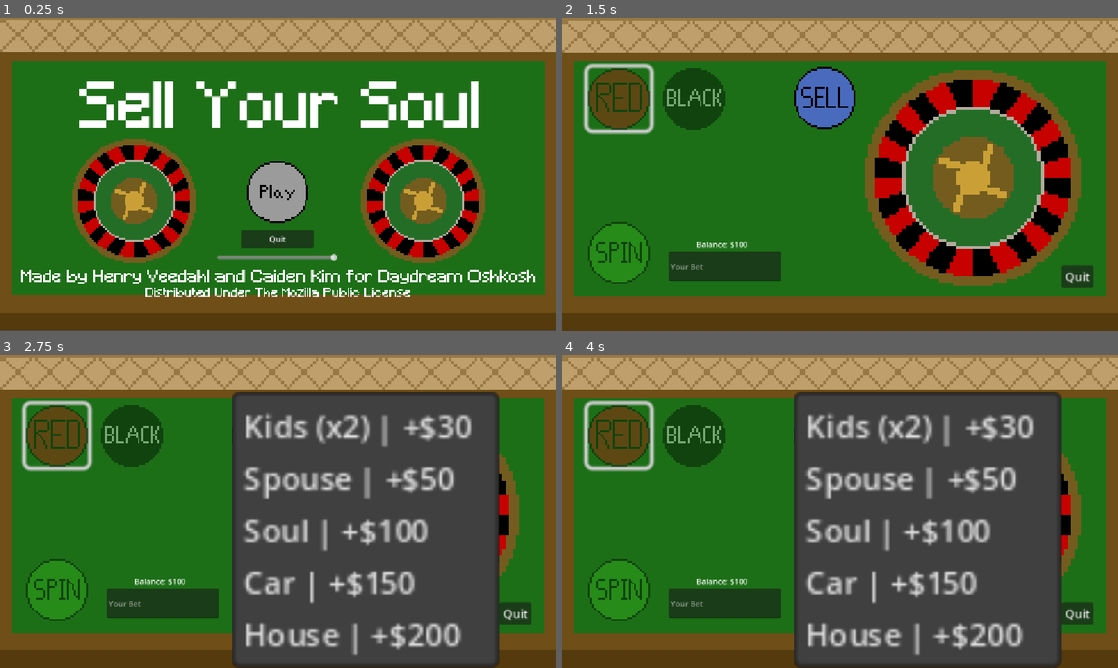
Above: before the commit, frames 1-4 (two rows, left to right).
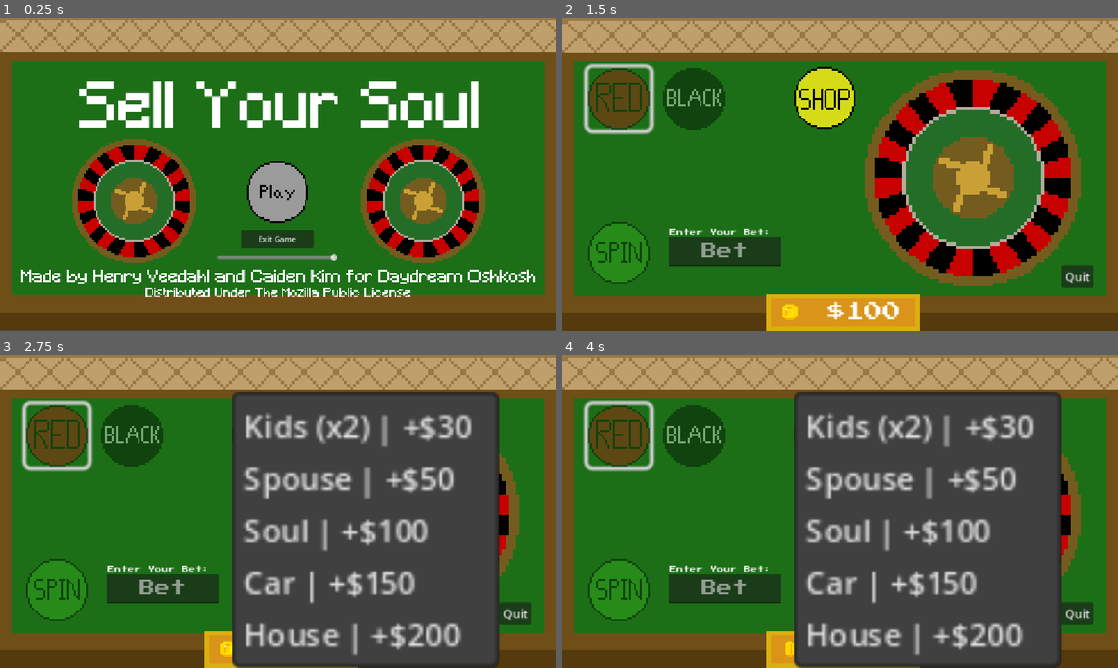
Above: after the commit, the same moments.

Repository: HenryNerd/Sell-Your-Soul
Game: Godot game, scene res://scences/menu.tscn
The game is run twice, just before and just after one commit, with the same random seed, the same clock (stepped at 60 frames per second) and the same inputs.
Inputs (mouse positions are in pixels of both pictures, inside the frame that each line leads up to):
- Up to frame 1 (0.25 s): no input
- Up to frame 2 (1.5 s): click (840, 193) at 0.5 s; click (617, 99) at 1.25 s
- Up to frame 3 (2.75 s): click (261, 436) at 2 s
- Up to frame 4 (4 s): tap Enter at 2.75 s; tap Space at 3.5 s

The runs differ from the first frame. In frame 1, less than 0.1% of the frame differs, in the area x 46-54%, y 69-73%; in frame 2, 6.9%, in the area x 19-65%, y 16-100%; in frame 3, 2.8%; in frame 4, 2.8%.

Commit message:
Minor UI Changes

Diff:
--- a/scences/menu.tscn
+++ b/scences/menu.tscn
@@ -127,7 +127,7 @@
 offset_top = 115.0
 offset_right = 74.0
 offset_bottom = 152.0
-text = "Quit"
+text = "Exit Game"
 
 [connection signal="pressed" from="Button" to="Button" method="_on_pressed"]
 [connection signal="pressed" from="quitButton" to="Button" method="_on_quit_button_pressed"]
--- a/scences/wheel.tscn
+++ b/scences/wheel.tscn
@@ -9,9 +9,12 @@
 [ext_resource type="Texture2D" uid="uid://dc0kpgcxkt50f" path="res://assets/ball.png" id="4_rb4pr"]
 [ext_resource type="Texture2D" uid="uid://pnb43lnmpnp7" path="res://assets/betRed.png" id="8_d35lu"]
 [ext_resource type="Texture2D" uid="uid://bu21ouiktrjke" path="res://assets/betBlack.png" id="9_7d20x"]
-[ext_resource type="Texture2D" uid="uid://0vffbs4xnbpx" path="res://assets/sell.png" id="10_jttx6"]
+[ext_resource type="Texture2D" uid="uid://clws1utdrffor" path="res://assets/shop.png" id="11_emt5p"]
 [ext_resource type="Script" uid="uid://27txnv1341s2" path="res://scripts/sellmenulogic.gd" id="11_qh1u0"]
 [ext_resource type="AudioStream" uid="uid://bu1e0ue2icpak" path="res://assets/spin.wav" id="12_nmbnx"]
+[ext_resource type="Texture2D" uid="uid://pah0ols2p1qv" path="res://assets/moneybackround.png" id="12_xrrcx"]
+[ext_resource type="Texture2D" uid="uid://btdw2h6x20m47" path="res://assets/coin.png" id="13_emt5p"]
+[ext_resource type="FontFile" uid="uid://d2jptip2iubv" path="res://assets/pixel.ttf" id="15_emt5p"]
 
 [sub_resource type="AtlasTexture" id="AtlasTexture_rb4pr"]
 atlas = ExtResource("3_im4pi")
@@ -74,6 +77,70 @@
 [sub_resource type="StyleBoxEmpty" id="StyleBoxEmpty_34j48"]
 
 [sub_resource type="StyleBoxEmpty" id="StyleBoxEmpty_01xu3"]
+
+[sub_resource type="AtlasTexture" id="AtlasTexture_w6u18"]
+atlas = ExtResource("13_emt5p")
+region = Rect2(0, 0, 120, 120)
+
+[sub_resource type="AtlasTexture" id="AtlasTexture_uon0g"]
+atlas = ExtResource("13_emt5p")
+region = Rect2(120, 0, 120, 120)
+
+[sub_resource type="AtlasTexture" id="AtlasTexture_0qnpq"]
+atlas = ExtResource("13_emt5p")
+region = Rect2(240, 0, 120, 120)
+
+[sub_resource type="AtlasTexture" id="AtlasTexture_34j48"]
+atlas = ExtResource("13_emt5p")
+region = Rect2(360, 0, 120, 120)
+
+[sub_resource type="AtlasTexture" id="AtlasTexture_01xu3"]
+atlas = ExtResource("13_emt5p")
+region = Rect2(480, 0, 120, 120)
+
+[sub_resource type="AtlasTexture" id="AtlasTexture_xh7f0"]
+atlas = ExtResource("13_emt5p")
+region = Rect2(600, 0, 120, 120)
+
+[sub_resource type="AtlasTexture" id="AtlasTexture_pq10y"]
+atlas = ExtResource("13_emt5p")
+region = Rect2(720, 0, 120, 120)
+
+[sub_resource type="AtlasTexture" id="AtlasTexture_8ybkr"]
+atlas = ExtResource("13_emt5p")
+region = Rect2(840, 0, 120, 120)
+
+[sub_resource type="SpriteFrames" id="SpriteFrames_85pki"]
+animations = [{
+"frames": [{
+"duration": 1.0,
+"texture": SubResource("AtlasTexture_w6u18")
+}, {
+"duration": 1.0,
+"texture": SubResource("AtlasTexture_uon0g")
+}, {
+"duration": 1.0,
+"texture": SubResource("AtlasTexture_0qnpq")
+}, {
+"duration": 1.0,
+"texture": SubResource("AtlasTexture_34j48")
+}, {
+"duration": 1.0,
+"texture": SubResource("AtlasTexture_01xu3")
+}, {
+"duration": 1.0,
+"texture": SubResource("AtlasTexture_xh7f0")
+}, {
+"duration": 1.0,
+"texture": SubResource("AtlasTexture_pq10y")
+}, {
+"duration": 1.0,
+"texture": SubResource("AtlasTexture_8ybkr")
+}],
+"loop": true,
+"name": &"default",
+"speed": 8.0
+}]
 
 [node name="Game" type="Node2D"]
 
@@ -126,19 +193,13 @@
 
 [node name="balanceEdit" type="LineEdit" parent="Wheel"]
 offset_left = -201.0
-offset_top = 338.0
+offset_top = 307.0
 offset_right = 32.0
-offset_bottom = 399.0
-placeholder_text = "Your Bet"
-
-[node name="balance" type="Label" parent="Wheel"]
-offset_left = -192.0
-offset_top = 311.0
-offset_right = 11.0
-offset_bottom = 334.0
-text = "Balance: $100"
-horizontal_alignment = 1
-language = "English"
+offset_bottom = 368.0
+theme_override_fonts/font = ExtResource("15_emt5p")
+theme_override_font_sizes/font_size = 32
+placeholder_text = "Bet"
+alignment = 1
 
 [node name="quitButton" type="Button" parent="Wheel"]
 offset_left = 613.0
@@ -189,7 +250,7 @@
 theme_override_styles/pressed = SubResource("StyleBoxEmpty_0qnpq")
 theme_override_styles/hover = SubResource("StyleBoxEmpty_34j48")
 theme_override_styles/disabled = SubResource("StyleBoxEmpty_01xu3")
-icon = ExtResource("10_jttx6")
+icon = ExtResource("11_emt5p")
 item_count = 5
 popup/item_0/text = "Kids (x2) - $30"
 popup/item_0/id = 0
@@ -210,8 +271,41 @@
 size = Vector2i(1006, 150)
 dialog_text = "You are out of money and belongings to sell. The debt collection agency has come to collect you. You will now need to start over."
 
+[node name="Sprite2D" type="Sprite2D" parent="Wheel"]
+position = Vector2(160, 463)
+scale = Vector2(0.5, 0.4)
+texture = ExtResource("12_xrrcx")
+
+[node name="AnimatedSprite2D" type="AnimatedSprite2D" parent="Wheel/Sprite2D"]
+position = Vector2(-220, 1.5258789e-05)
+scale = Vector2(0.9, 0.9)
+sprite_frames = SubResource("SpriteFrames_85pki")
+autoplay = "default"
+frame_progress = 0.3772699
+
 [node name="spining" type="AudioStreamPlayer2D" parent="Wheel"]
 stream = ExtResource("12_nmbnx")
+
+[node name="balance" type="Label" parent="Wheel"]
+offset_left = 103.0
+offset_top = 444.0
+offset_right = 306.0
+offset_bottom = 502.0
+theme_override_fonts/font = ExtResource("15_emt5p")
+theme_override_font_sizes/font_size = 38
+text = "$100"
+horizontal_alignment = 1
+language = "English"
+metadata/_edit_use_anchors_ = true
+
+[node name="Label" type="Label" parent="Wheel"]
+offset_left = -199.0
+offset_top = 290.0
+offset_right = 25.0
+offset_bottom = 313.0
+theme_override_fonts/font = ExtResource("15_emt5p")
+theme_override_font_sizes/font_size = 14
+text = "Enter Your Bet:"
 
 [connection signal="pressed" from="Wheel/spinButton" to="Wheel/spinButton" method="_on_pressed"]
 [connection signal="pressed" from="Wheel/quitButton" to="Wheel/spinButton" method="_on_quit_button_pressed"]
--- a/scripts/ball.gd
+++ b/scripts/ball.gd
@@ -3,7 +3,7 @@
 @onready var wheel = $"../wheelspin"
 var center = Vector2(430.0, 185.0)
 var radius = 180.0
-var speed = 6.0
+var speed = 6
 var angle = 0.0
 var spinning = false
 
--- a/scripts/spin.gd
+++ b/scripts/spin.gd
@@ -87,7 +87,7 @@
 	music.play()
 
 	if balance_label:
-		balance_label.text = "Balance: $" + str(Userbalance)
+		balance_label.text = "$" + str(Userbalance)
 	else:
 		print("Balance label not found! Check node name and path.")
 
@@ -107,7 +107,7 @@
 	betSelected = true
 
 func _process(delta):
-	balance_label.text = "Balance: $" + str(Userbalance)
+	balance_label.text = "$" + str(Userbalance)
 	if balance_edit.text.strip_edges() != "":
 		amountSelected = true
 		var parsed_bet = int(balance_edit.text)
Binary file removed: assets/Buy.png
Not shown, added: assets/cash.mp3.import
Binary file added: assets/coin.png
Not shown, changed: assets/coin.png.import
Binary file added: assets/moneybackround.png
Not shown, added: assets/moneybackround.png.import
Binary file added: assets/pixel.ttf
Not shown, added: assets/pixel.ttf.import
Binary file removed: assets/sell.png
Binary file added: assets/shop.png
Not shown, changed: assets/shop.png.import
Not shown: 1 places in scences/wheel.tscn that only renumber resources
(and 2 more such lines)
